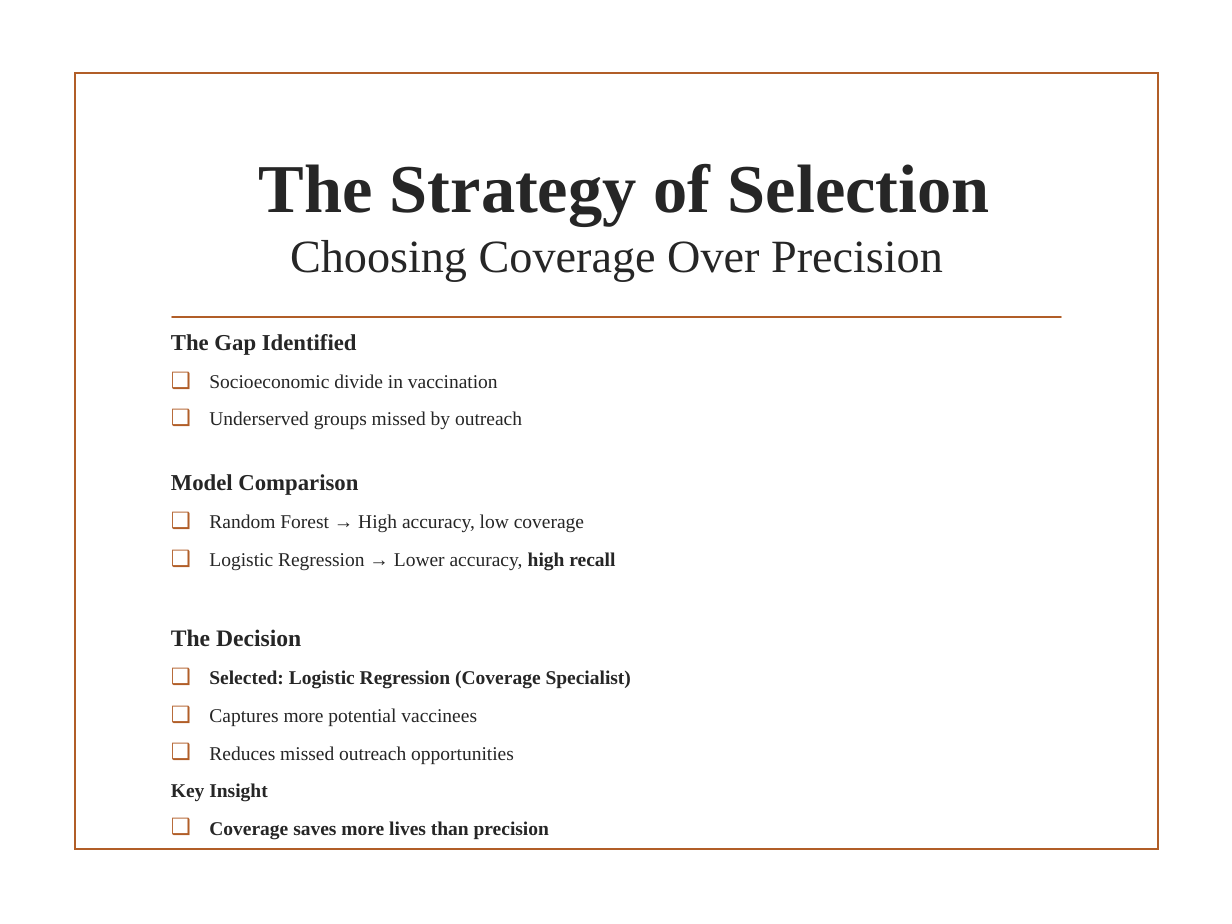
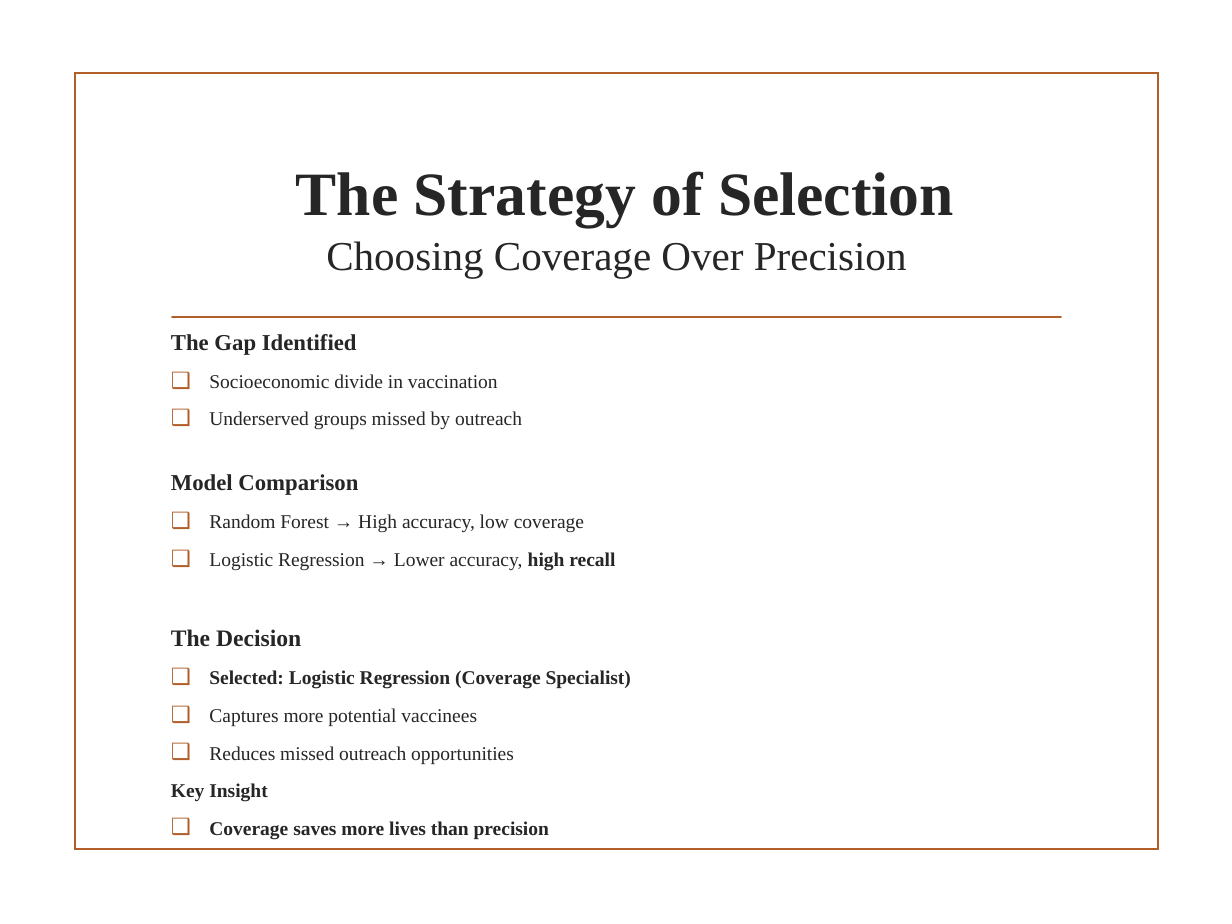
Before and after one commit to abelchol-ship-it/H1N1_2009_Vaccine_Predictive_Project_Abel_Aleu_Chol, a slide deck: slide 12 of PPTX_CSV_Files/H1N1_Vaccine_Predictive_Presentation_Abel_Aleu_Chol.pptx (slide 10 before the commit). Drawn at 1232x924 pixels with LibreOffice and Linux fonts; fonts in the diff are those of the drawing; background and template pictures are left out. Boxes give left, top, right and bottom in pixels: in the first picture for what was removed or moved away, otherwise in the second. Text is boxed around its words. In the diff, an @@ line names an element or a change of style, - is before the commit and + after.

```diff
--- a/PPTX_CSV_Files/H1N1_Vaccine_Predictive_Presentation_Abel_Aleu_Chol.pptx
+++ b/PPTX_CSV_Files/H1N1_Vaccine_Predictive_Presentation_Abel_Aleu_Chol.pptx
@@ title "The Strategy of Selection Choosing ..." at <box>296,171,954,278</box>: size 40 to 36 pt in "The Strategy of Selection"; size 27 to 24 pt in "Choosing Coverage Over Precision" @@
```
Also in this commit, not shown: 10 other slides changed, 2 slides added, 6 other files.
